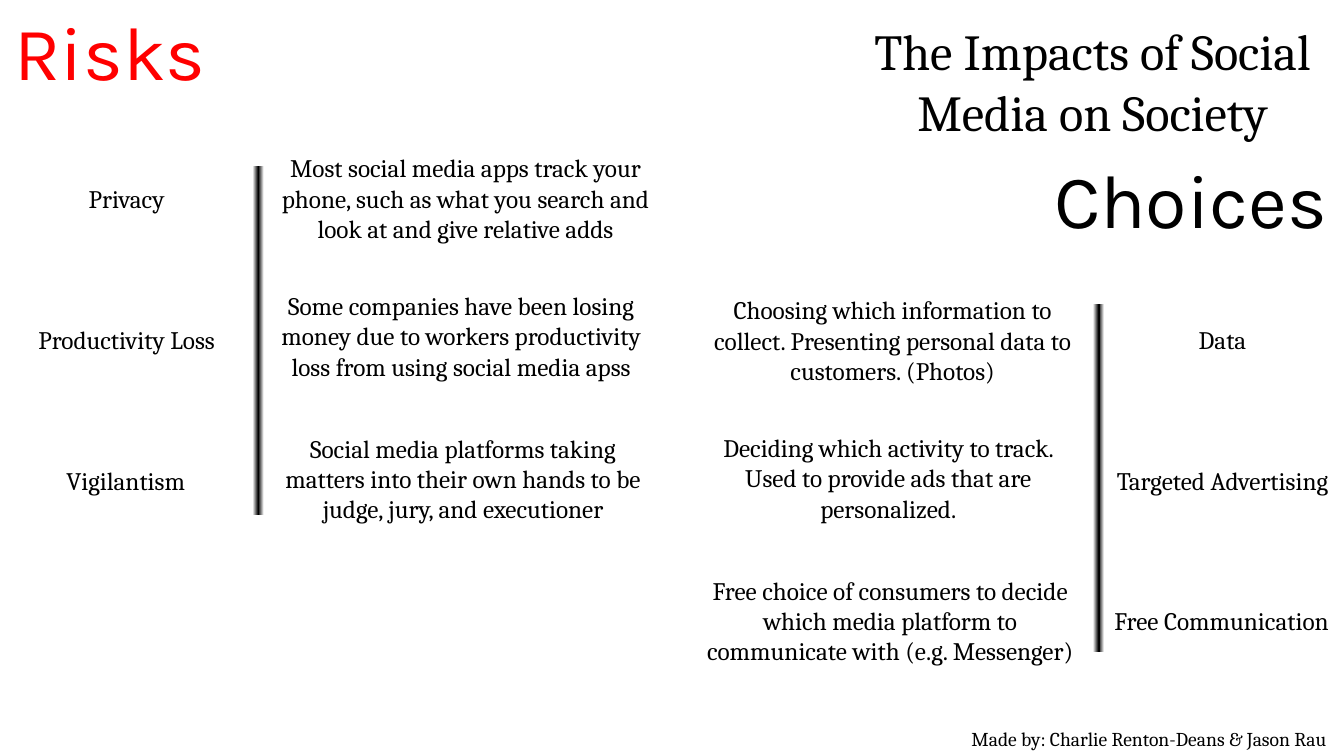
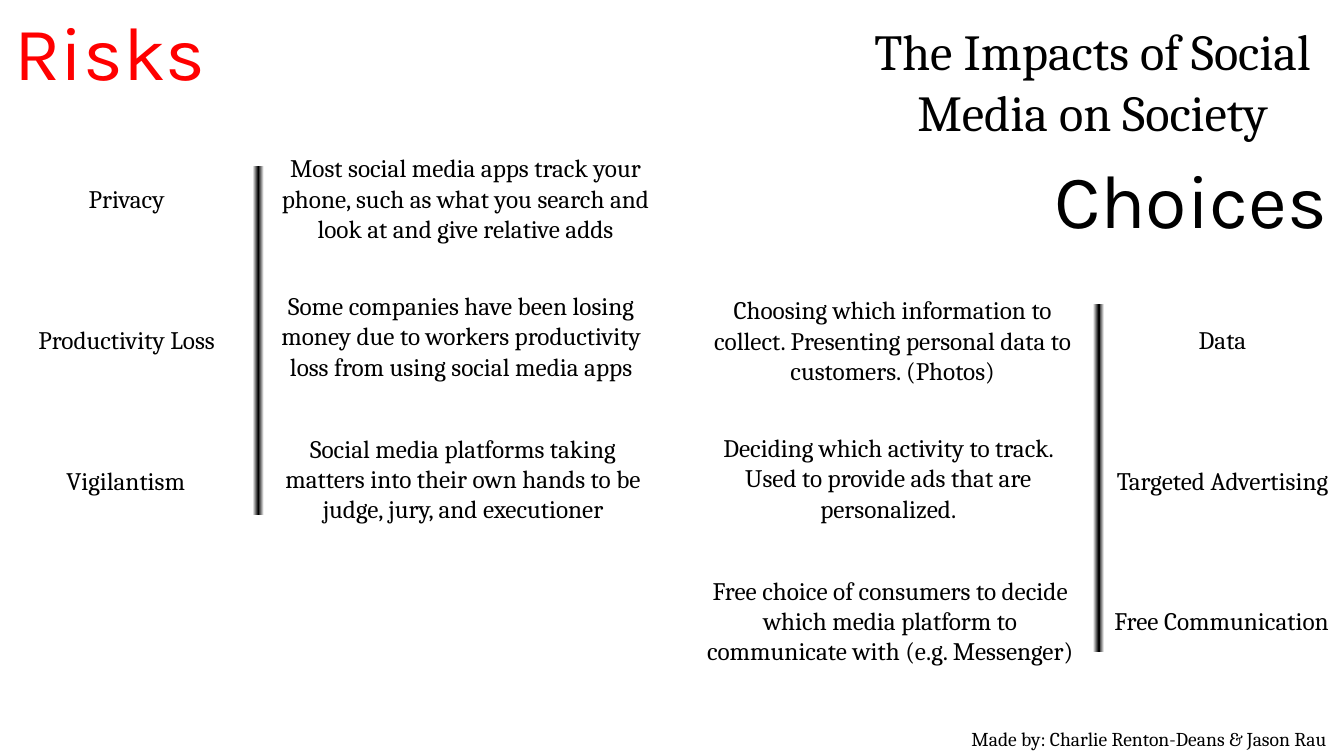
Before and after one commit to 20119382-AUT/-11-1108-ssnn-11-1108-ssnn-, a slide deck: slide 2 of Team Project Presentation/Team Project Presentation.pptx. Drawn at 1344x756 pixels with LibreOffice and Linux fonts; fonts in the diff are those of the drawing. Boxes give left, top, right and bottom in pixels: in the first picture for what was removed or moved away, otherwise in the second. Text is boxed around its words. In the diff, an @@ line names an element or a change of style, - is before the commit and + after.

```diff
--- a/Team Project Presentation/Team Project Presentation.pptx
+++ b/Team Project Presentation/Team Project Presentation.pptx
@@ text at bbox=[281, 297, 641, 382]: text changed @@
-Some companies have been losing money due to workers productivity loss from using social media apss
+Some companies have been losing money due to workers productivity loss from using social media apps
```
Also in this commit, not shown: 3 other files.
